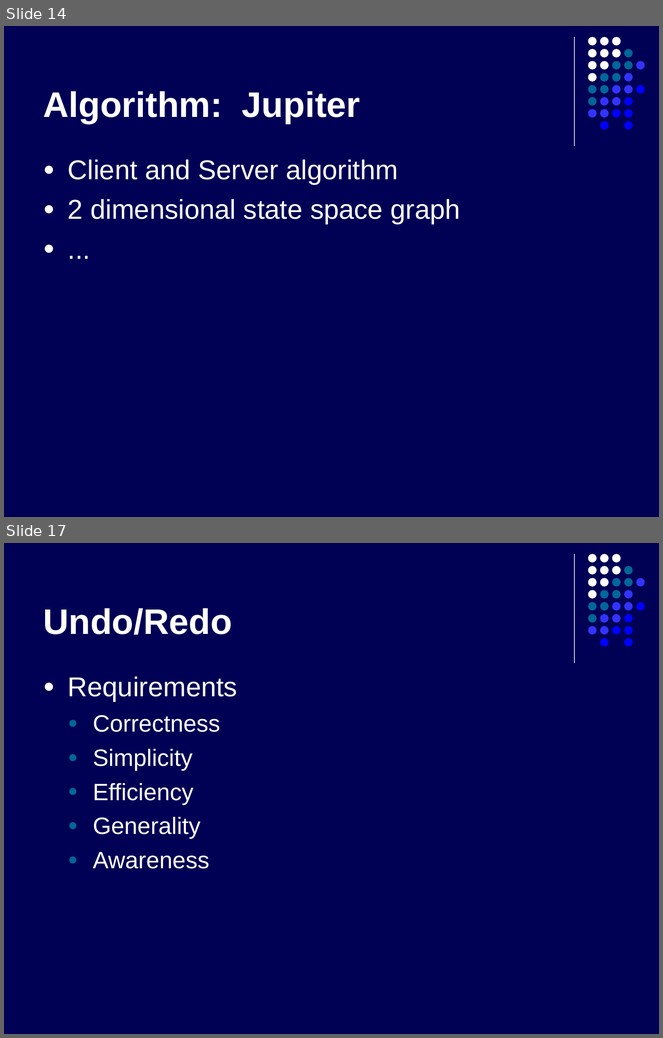
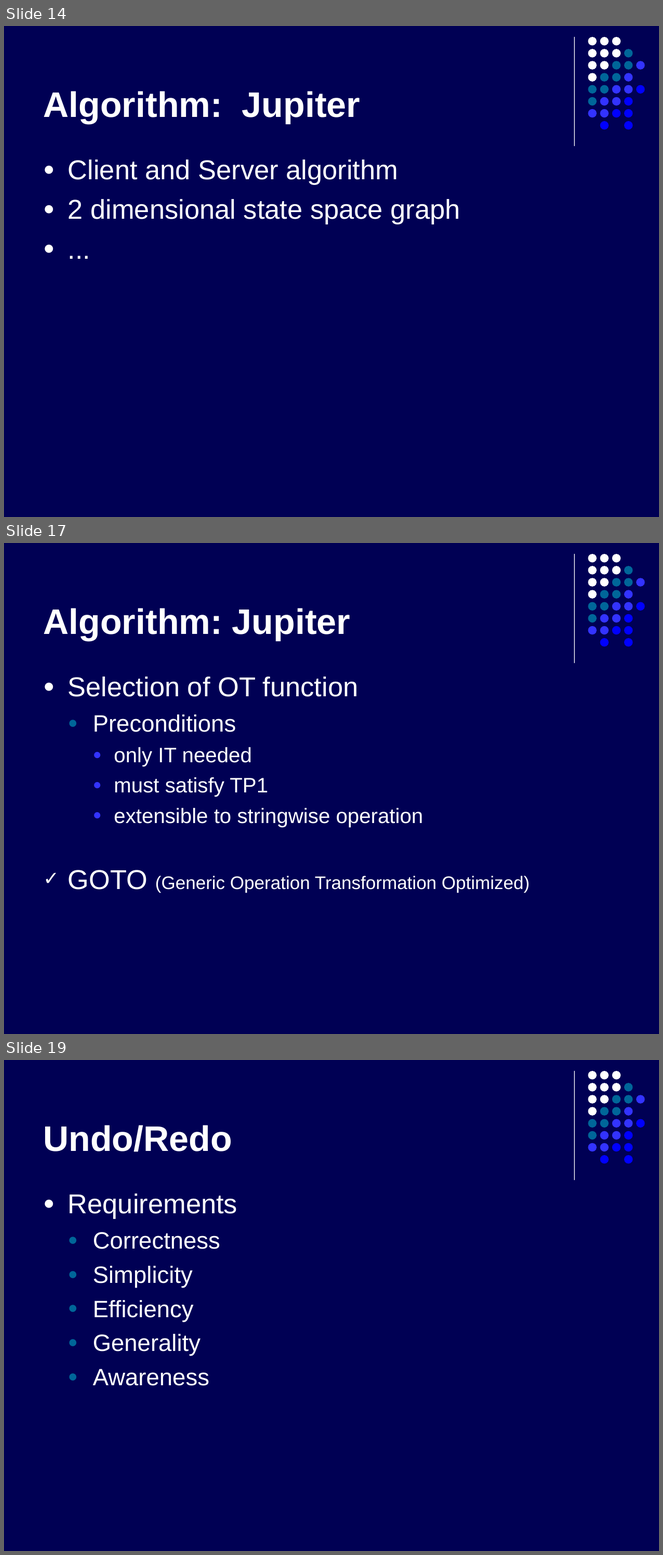
Before and after one commit to kyanha/ace, a slide deck: ace/trunk/doc/presentation/presentation.ppt. Shown one above the other, each under a label of ours: slides 14 and 17 before the commit, slides 14, 17 and 19 after it; the slides between them are not shown. The pictures are 663x1038 and 663x1555 pixels, drawn with LibreOffice and Linux fonts; fonts in the diff are those of the drawing. Boxes give left, top, right and bottom in pixels: in the first picture for what was removed or moved away, otherwise in the second. Text is boxed around its words. In the diff, an @@ line names an element or a change of style, - is before the commit and + after.

```diff
--- a/ace/trunk/doc/presentation/presentation.ppt
+++ b/ace/trunk/doc/presentation/presentation.ppt
@@ slide 17 added at bbox=[4, 543, 659, 1034], background #000054; not listed: 32 template elements that a slide beside it also shows @@
@@ title added at bbox=[43, 608, 350, 640], 39 pt, text #FFFFFF, bold @@
+Algorithm: Jupiter
@@ text added at bbox=[68, 677, 530, 893], 23 pt, text #FFFFFF @@
+● Selection of OT function
+  ● Preconditions
+    ● only IT needed
+    ● must satisfy TP1
+    ● extensible to stringwise operation
+✓ GOTO (Generic Operation Transformation Optimized)
@@ what was slide 17 is now slide 19 @@
```
Also in this commit, not shown: 3 slides changed, 5 other slides added, 1 slide removed.
